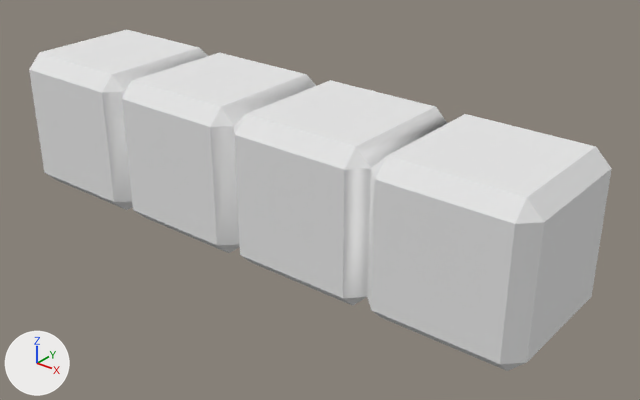
What one commit did to the OBJ model resources/models/gerade.obj.
One viewpoint serves both versions: a 50 mm camera at (4.715, -1.761, 1.901) aimed at (3.12, 0.233, 0.665). Arrows for +X, +Y and +Z are at lower left; the lights stay in place. Where no turn or scale is listed for an object, it has been applied to the vertices. Vertices at the same position are counted once.

Objects in the first picture: 'gerade'.
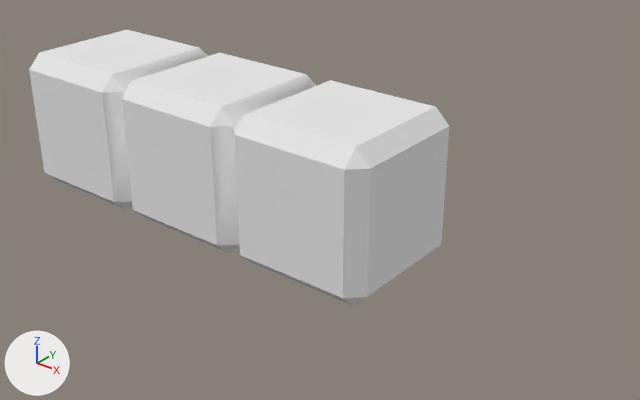
The newer file is also turned or shifted as a whole; pictures and numbers use the older file's frame.

Where the change shows, as pixel boxes (x1, y1, x2, y2) in the pictures (640 x 400 px):
'gerade', reshaped (28% narrower, 19% shorter): before (29, 30, 612, 371); after (29, 30, 449, 306)
part 1 of me_gerade, deleted: before (367, 114, 612, 371)

The edits, one by one:
me_gerade is used by ob_gerade; location (0.0, 0.0, 0.0).
me_gerade had 84 vertices, 101 faces and spanned x 2.0..3.98, y -0.06..0.44, z 0.51..1.01.
me_gerade now has 64 vertices, 76 faces and spans x 2.0..3.48, y -0.06..0.44, z 0.51..1.01.
Part 1, on me_gerade:
20 vertices are removed from x 3.53..3.98, y -0.06..0.44, z 0.51..1.01.
25 faces are deleted.
